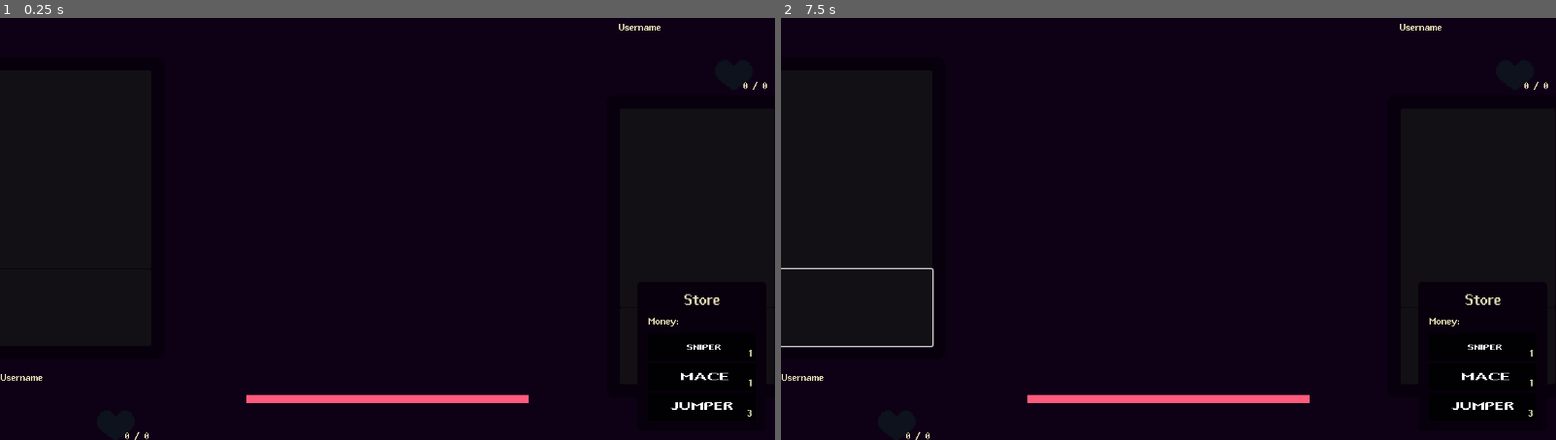
Above: before the commit, frames 1-2 (left to right).
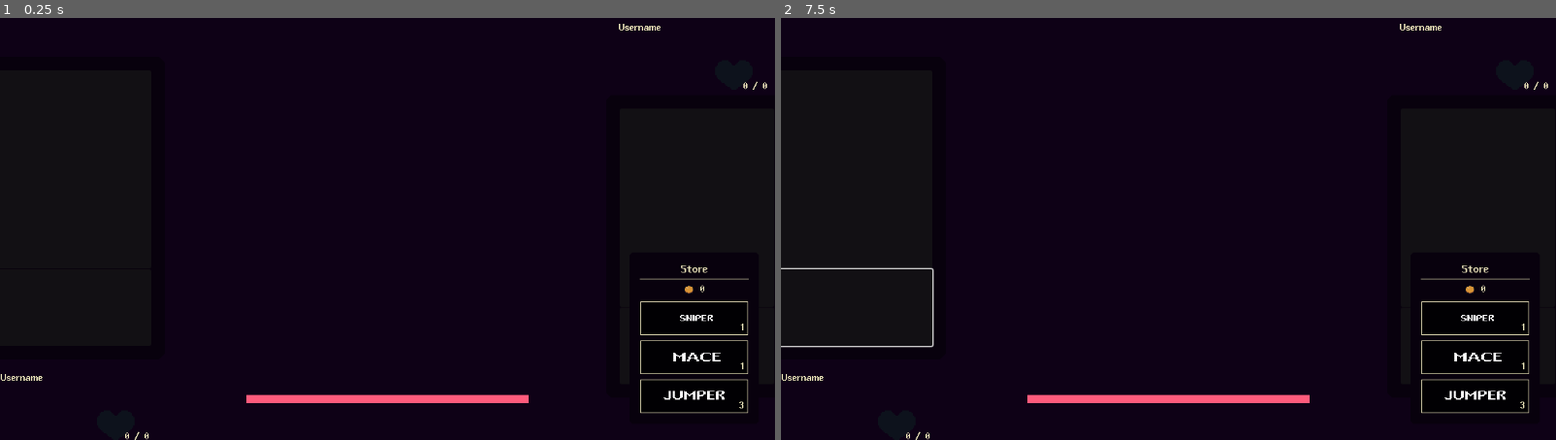
Above: after the commit, the same moments.

Repository: Juanxpeke/GD-FPSJuegos
Game: Godot game, scene res://Core/UI/HUD/hud.tscn
The game is run twice, just before and just after one commit, with the same random seed, the same clock (stepped at 60 frames per second) and the same inputs. This scene is started directly instead of the project's main scene. The engine's default icon, where the game draws it, is replaced by a stand-in: a white triangle on a blue panel in a dark square.
Inputs (mouse positions are in pixels of both pictures, inside the frame that each line leads up to):
- Up to frame 1 (0.25 s): no input
- Up to frame 2 (7.5 s): click "1" at 0.5 s; click "3" at 1.25 s; click "1" at 2 s; click "1" at 2.75 s; click "1" at 3.5 s; click "3" at 4.25 s; click "1" at 5 s; click "1" at 5.75 s; click "3" at 6.5 s; tap Enter at 7.25 s; drag from (858, 309) to (1246, 127) at 7.27 s

The runs differ from the first frame. In frame 1, 1.0% of the frame differs, in the area x 82-97%, y 58-95%; in frame 2, 1.0%.
Error before the commit: Invalid call. Nonexistent function 'can_afford' in base 'Nil'. (res://Core/UI/HUD/Store/store_unit.gd:15)
Error after the commit: Invalid call. Nonexistent function 'can_afford' in base 'Nil'. (res://Core/UI/HUD/Store/store_unit.gd:17)

Commit message:
feat: improved store style

Diff:
--- a/Core/UI/GameOver/game_over.tscn
+++ b/Core/UI/GameOver/game_over.tscn
@@ -41,14 +41,14 @@
 
 [node name="GoMainMenuButton" type="Button" parent="."]
 unique_name_in_owner = true
-anchors_preset = 7
+anchors_preset = -1
 anchor_left = 0.5
 anchor_top = 1.0
 anchor_right = 0.5
 anchor_bottom = 1.0
-offset_left = -100.0
+offset_left = -80.0
 offset_top = -62.0
-offset_right = 100.0
+offset_right = 80.0
 offset_bottom = -32.0
 grow_horizontal = 2
 grow_vertical = 0
--- a/Core/UI/HUD/Store/store.gd
+++ b/Core/UI/HUD/Store/store.gd
@@ -37,7 +37,7 @@
 
 # Updates the store with the player information
 func _update_player_information() -> void:
-	money_label.text = "Monedas: " + str(GameManager.player.current_money)
+	money_label.text = str(GameManager.player.current_money)
 
 # Public
 
--- a/Core/UI/HUD/Store/store.tscn
+++ b/Core/UI/HUD/Store/store.tscn
@@ -1,7 +1,11 @@
-[gd_scene load_steps=3 format=3 uid="uid://b3lux4srfnsh4"]
+[gd_scene load_steps=5 format=3 uid="uid://b3lux4srfnsh4"]
 
 [ext_resource type="Script" path="res://Core/UI/HUD/Store/store.gd" id="1_7vuov"]
 [ext_resource type="PackedScene" uid="uid://bc4ccqamupi1i" path="res://Core/UI/HUD/Store/store_unit.tscn" id="2_25eae"]
+[ext_resource type="Texture2D" uid="uid://ddrdk7ohfatwf" path="res://Core/UI/MainMenu/Lobby/money_icon.png" id="2_wnu0s"]
+
+[sub_resource type="StyleBoxLine" id="StyleBoxLine_0dqha"]
+color = Color(0.921569, 0.898039, 0.729412, 1)
 
 [node name="Store" type="PanelContainer"]
 offset_right = 160.0
@@ -13,24 +17,45 @@
 [node name="StoreContainer" type="VBoxContainer" parent="."]
 layout_mode = 2
 
-[node name="StoreTitle" type="Label" parent="StoreContainer"]
+[node name="TitleContainer" type="VBoxContainer" parent="StoreContainer"]
+layout_mode = 2
+theme_override_constants/separation = 2
+
+[node name="StoreTitle" type="Label" parent="StoreContainer/TitleContainer"]
 texture_filter = 2
 layout_mode = 2
-theme_override_font_sizes/font_size = 24
+theme_override_font_sizes/font_size = 18
 text = "Store"
 horizontal_alignment = 1
+vertical_alignment = 1
 
-[node name="MoneyLabel" type="Label" parent="StoreContainer"]
+[node name="Separator" type="HSeparator" parent="StoreContainer/TitleContainer"]
+layout_mode = 2
+theme_override_constants/separation = 0
+theme_override_styles/separator = SubResource("StyleBoxLine_0dqha")
+
+[node name="MoneyContainer" type="HBoxContainer" parent="StoreContainer"]
+layout_mode = 2
+theme_override_constants/separation = 8
+alignment = 1
+
+[node name="MoneyIcon" type="TextureRect" parent="StoreContainer/MoneyContainer"]
+layout_mode = 2
+texture = ExtResource("2_wnu0s")
+stretch_mode = 5
+
+[node name="MoneyLabel" type="Label" parent="StoreContainer/MoneyContainer"]
 unique_name_in_owner = true
 texture_filter = 1
 layout_mode = 2
-text = "Money: "
+text = "0"
+vertical_alignment = 2
 
 [node name="StoreUnitContainer" type="VBoxContainer" parent="StoreContainer"]
 unique_name_in_owner = true
 layout_mode = 2
 size_flags_vertical = 3
-theme_override_constants/separation = 4
+theme_override_constants/separation = 8
 
 [node name="StoreUnit1" parent="StoreContainer/StoreUnitContainer" instance=ExtResource("2_25eae")]
 layout_mode = 2
--- a/Core/UI/HUD/Store/store_unit.gd
+++ b/Core/UI/HUD/Store/store_unit.gd
@@ -1,14 +1,16 @@
-extends TextureButton
+class_name StoreUnit
+extends PanelContainer
 
 var unit_class: String
 
-@onready var unit_cost_label: Label = %UnitCostLabel
+@onready var store_unit_button := %StoreUnitButton
+@onready var store_unit_cost_label := %StoreUnitCostLabel
 
 # Public
 
 # Called when the node enters the scene tree for the first time.
 func _ready() -> void:
-	pressed.connect(_on_pressed)
+	store_unit_button.pressed.connect(_on_pressed)
 
 # Called when the store unit button is pressed
 func _on_pressed() -> void:
@@ -20,22 +22,22 @@
 
 # Shows the current store unit
 func _show() -> void:
-	disabled = false
-	mouse_default_cursor_shape = Control.CURSOR_POINTING_HAND
-	unit_cost_label.show()
+	store_unit_button.disabled = false
+	store_unit_button.mouse_default_cursor_shape = Control.CURSOR_POINTING_HAND
+	store_unit_cost_label.show()
 
 # Hides the current store unit
 func _hide() -> void:
-	disabled = true
-	mouse_default_cursor_shape = Control.CURSOR_ARROW
-	unit_cost_label.hide()
+	store_unit_button.disabled = true
+	store_unit_button.mouse_default_cursor_shape = Control.CURSOR_ARROW
+	store_unit_cost_label.hide()
 
 # Public
 
 # Sets all the store unit data to the correspondent unit name
 func set_unit(unit_class: String):
 	self.unit_class = unit_class
-	texture_normal = GameManager.units_data[unit_class].store_sprite
-	unit_cost_label.text = str(GameManager.units_data[unit_class].cost)
+	store_unit_button.texture_normal = GameManager.units_data[unit_class].store_sprite
+	store_unit_cost_label.text = str(GameManager.units_data[unit_class].cost)
 
 	_show()
--- a/Core/UI/HUD/Store/store_unit.tscn
+++ b/Core/UI/HUD/Store/store_unit.tscn
@@ -1,28 +1,43 @@
-[gd_scene load_steps=3 format=3 uid="uid://bc4ccqamupi1i"]
+[gd_scene load_steps=4 format=3 uid="uid://bc4ccqamupi1i"]
 
 [ext_resource type="Texture2D" uid="uid://dddlvrsr4epa0" path="res://Core/UI/HUD/Store/store_unit_disabled.png" id="1_v1adk"]
 [ext_resource type="Script" path="res://Core/UI/HUD/Store/store_unit.gd" id="2_3rvqx"]
 
-[node name="UnitCost" type="TextureButton"]
+[sub_resource type="StyleBoxFlat" id="StyleBoxFlat_mdhy2"]
+bg_color = Color(0.0313726, 0.00392157, 0.0509804, 1)
+border_width_left = 1
+border_width_top = 1
+border_width_right = 1
+border_width_bottom = 1
+border_color = Color(0.921569, 0.898039, 0.729412, 1)
+
+[node name="StoreUnit" type="PanelContainer"]
+custom_minimum_size = Vector2(0, 50)
 offset_right = 100.0
 offset_bottom = 50.0
 size_flags_vertical = 3
 mouse_default_cursor_shape = 2
+theme_override_styles/panel = SubResource("StyleBoxFlat_mdhy2")
+script = ExtResource("2_3rvqx")
+
+[node name="StoreUnitButton" type="TextureButton" parent="."]
+unique_name_in_owner = true
+layout_mode = 2
+mouse_default_cursor_shape = 2
 texture_disabled = ExtResource("1_v1adk")
 ignore_texture_size = true
 stretch_mode = 0
-script = ExtResource("2_3rvqx")
 
-[node name="UnitCostLabel" type="Label" parent="."]
+[node name="StoreUnitCostLabel" type="Label" parent="StoreUnitButton"]
 unique_name_in_owner = true
 layout_mode = 1
-anchors_preset = 3
+anchors_preset = -1
 anchor_left = 1.0
 anchor_top = 1.0
 anchor_right = 1.0
 anchor_bottom = 1.0
 offset_left = -100.0
-offset_top = -21.0
+offset_top = -24.0
 offset_right = -6.0
 grow_horizontal = 0
 grow_vertical = 0
--- a/Core/UI/HUD/hud.tscn
+++ b/Core/UI/HUD/hud.tscn
@@ -3,12 +3,13 @@
 [ext_resource type="Script" path="res://Core/UI/HUD/hud.gd" id="1_ku5ab"]
 [ext_resource type="PackedScene" uid="uid://b3lux4srfnsh4" path="res://Core/UI/HUD/Store/store.tscn" id="1_xp5ni"]
 [ext_resource type="PackedScene" uid="uid://cfbchqiowblyh" path="res://Core/UI/HUD/PlayerInterface/player_interface.tscn" id="2_lccxb"]
-[ext_resource type="PackedScene" uid="uid://briej2bofn8aj" path="res://Core/UI/HUD/PlayerInterface/skill_list.tscn" id="3_07nbi"]
+[ext_resource type="PackedScene" uid="uid://m5pxvi7avooy" path="res://Core/UI/HUD/PlayerInterface/skill_list.tscn" id="3_07nbi"]
 [ext_resource type="Texture2D" uid="uid://dx7t4omxenkpt" path="res://Core/UI/HUD/preparation_time_bar_progress.png" id="4_0j1r6"]
 [ext_resource type="PackedScene" uid="uid://b22w43jwcyyxw" path="res://Core/UI/HUD/SkillPicker/skill_picker.tscn" id="5_wpddp"]
 
 [node name="HUD" type="CanvasLayer"]
 script = ExtResource("1_ku5ab")
+metadata/_edit_horizontal_guides_ = [624.0, 648.0]
 
 [node name="PlayerInterface" parent="." instance=ExtResource("2_lccxb")]
 unique_name_in_owner = true
@@ -21,6 +22,10 @@
 
 [node name="SkillList" parent="PlayerInterface" instance=ExtResource("3_07nbi")]
 layout_mode = 0
+anchors_preset = 0
+anchor_top = 0.0
+anchor_right = 0.0
+anchor_bottom = 0.0
 offset_left = -5.0
 offset_top = -450.0
 offset_right = 225.0
@@ -39,6 +44,10 @@
 
 [node name="SkillList" parent="EnemyInterface" instance=ExtResource("3_07nbi")]
 layout_mode = 0
+anchors_preset = 0
+anchor_top = 0.0
+anchor_right = 0.0
+anchor_bottom = 0.0
 offset_left = 2.0
 offset_top = 128.0
 offset_right = 232.0
@@ -46,10 +55,17 @@
 
 [node name="Store" parent="." instance=ExtResource("1_xp5ni")]
 unique_name_in_owner = true
-offset_left = 963.0
-offset_top = 429.0
-offset_right = 1123.0
-offset_bottom = 619.0
+anchors_preset = -1
+anchor_left = 1.0
+anchor_top = 1.0
+anchor_right = 1.0
+anchor_bottom = 1.0
+offset_left = -200.0
+offset_top = -240.0
+offset_right = -40.0
+offset_bottom = -40.0
+grow_horizontal = 0
+grow_vertical = 0
 
 [node name="SkillPicker" parent="." instance=ExtResource("5_wpddp")]
 unique_name_in_owner = true
